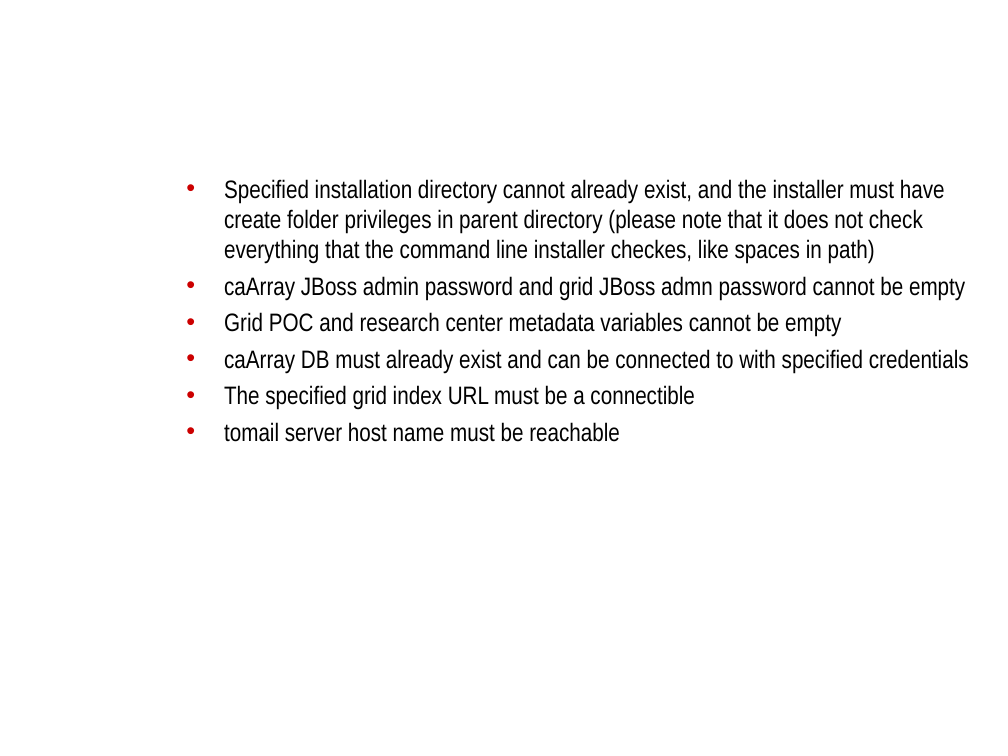
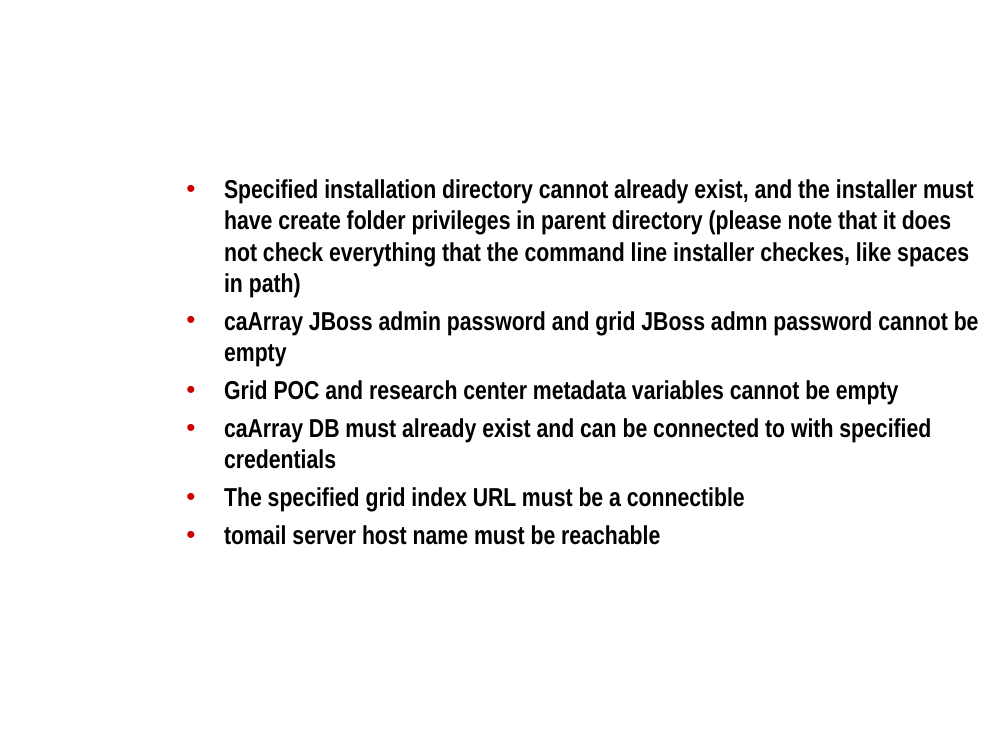
Before and after one commit to NCIP/caarray-docs, a slide deck: slide 5 of project_management/open_meetings/CDL Meeting 2009.09.25.ppt. Drawn at 1008x756 pixels with LibreOffice and Linux fonts; fonts in the diff are those of the drawing; background and template pictures are left out. Boxes give left, top, right and bottom in pixels: in the first picture for what was removed or moved away, otherwise in the second. Text is boxed around its words. In the diff, an @@ line names an element or a change of style, - is before the commit and + after.

Commit message:
Minor formatting changes.

```diff
--- a/project_management/open_meetings/CDL Meeting 2009.09.25.ppt
+++ b/project_management/open_meetings/CDL Meeting 2009.09.25.ppt
@@ text "Specified installation directory cannot already ..." at (x1=224, y1=179, x2=979, y2=545): size 18 to 18.5 pt, bold on @@
```
Also in this commit, not shown: 4 other slides changed.
